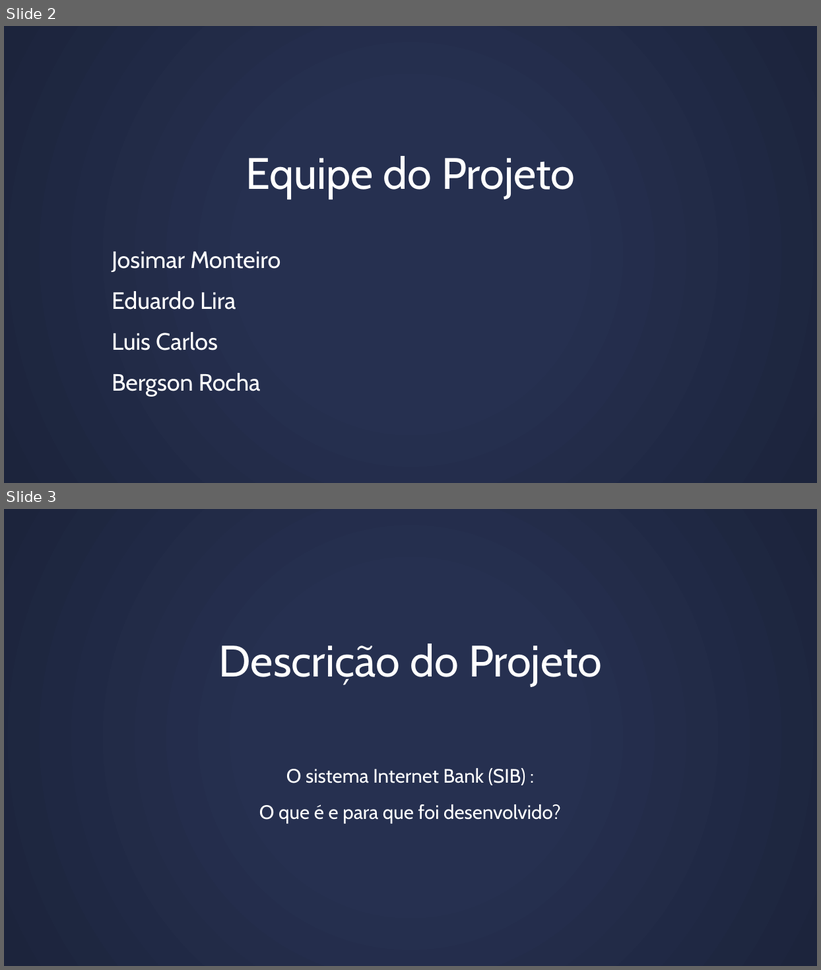
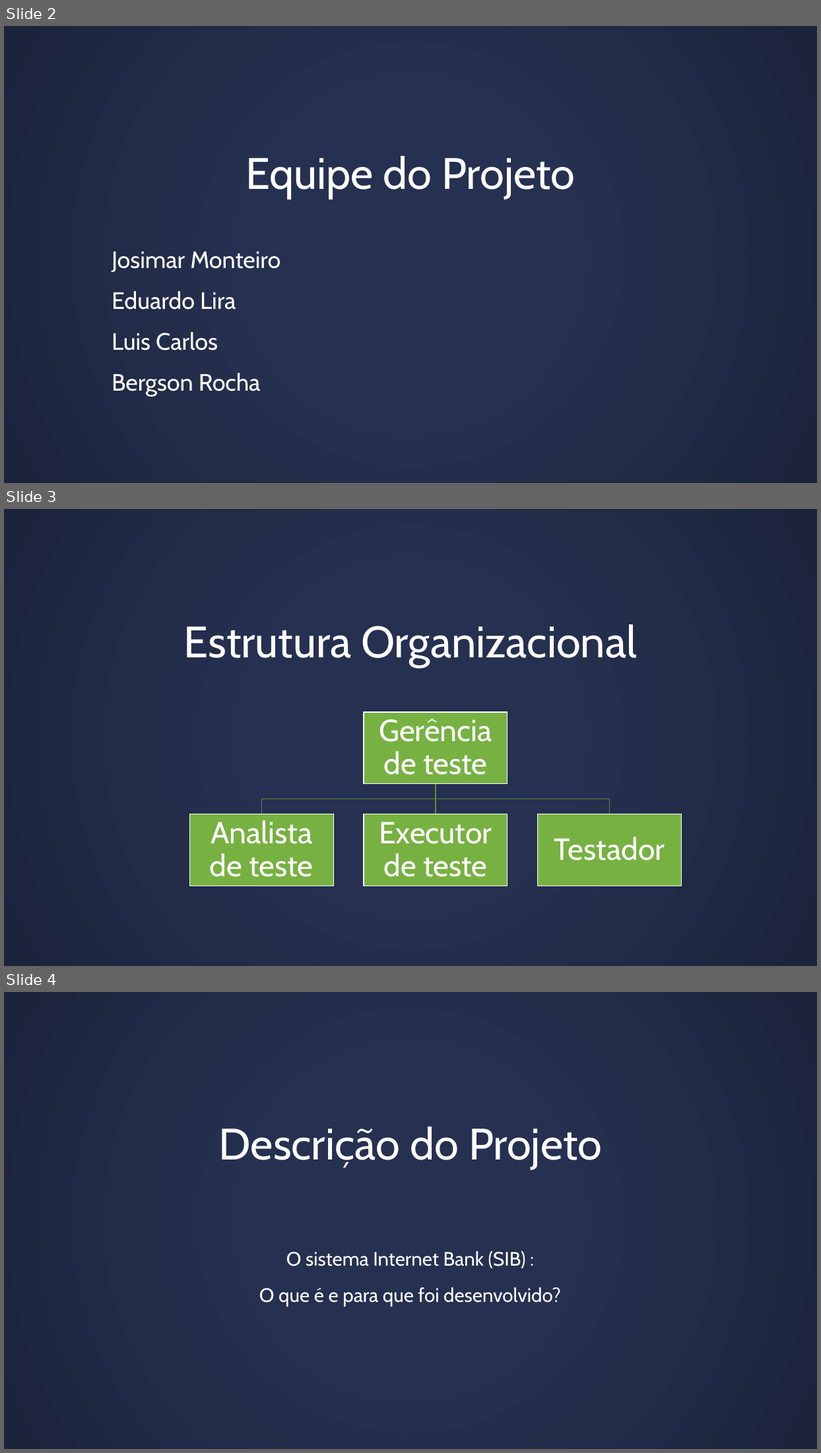
Before and after one commit to josimarpe/SIB, a slide deck: Requisitos/Plano de Projeto 1.pptx. Shown one above the other, each under a label of ours: slides 2 and 3 before the commit, slides 2, 3 and 4 after it. The pictures are 821x970 and 821x1453 pixels, drawn with LibreOffice and Linux fonts; fonts in the diff are those of the drawing. Boxes give left, top, right and bottom in pixels: in the first picture for what was removed or moved away, otherwise in the second. Text is boxed around its words. In the diff, an @@ line names an element or a change of style, - is before the commit and + after.

```diff
--- a/Requisitos/Plano de Projeto 1.pptx
+++ b/Requisitos/Plano de Projeto 1.pptx
@@ slide 3 added at (4, 509, 817, 966), background gradient #263050 to #1D243C @@
@@ title added at (184, 625, 637, 667), 52 pt, text #FFFFFF @@
+Estrutura Organizacional
@@ group added at (189, 712, 682, 887): 4 rectangles, 4 texts, 3 freeform shapes @@
+Gerência de teste
+Analista de teste
+Executor de teste
+Testador
@@ what was slide 3 is now slide 4 @@
```
Also in this commit, not shown: 1 slide changed, 2 other slides added.
